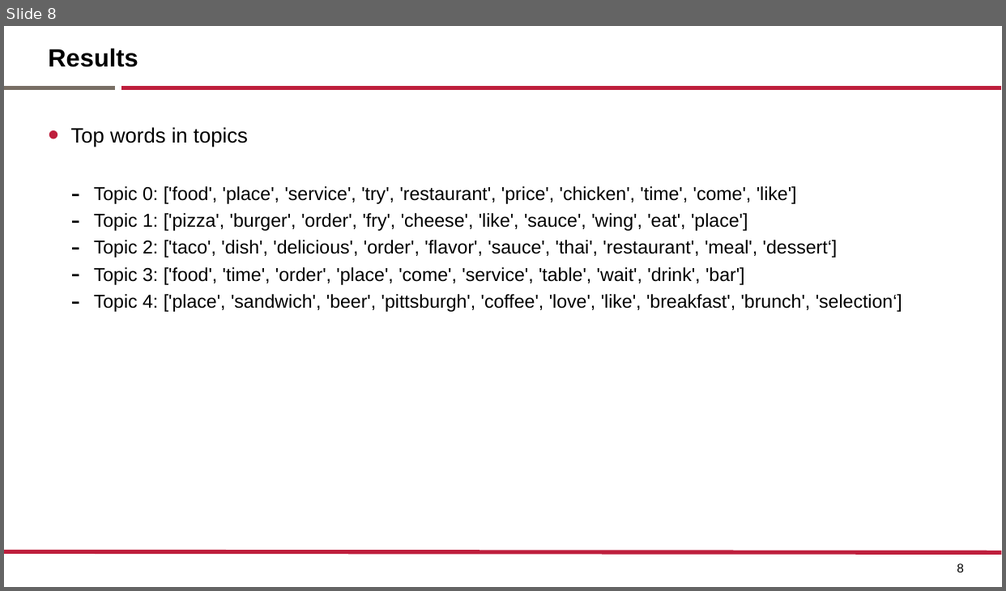
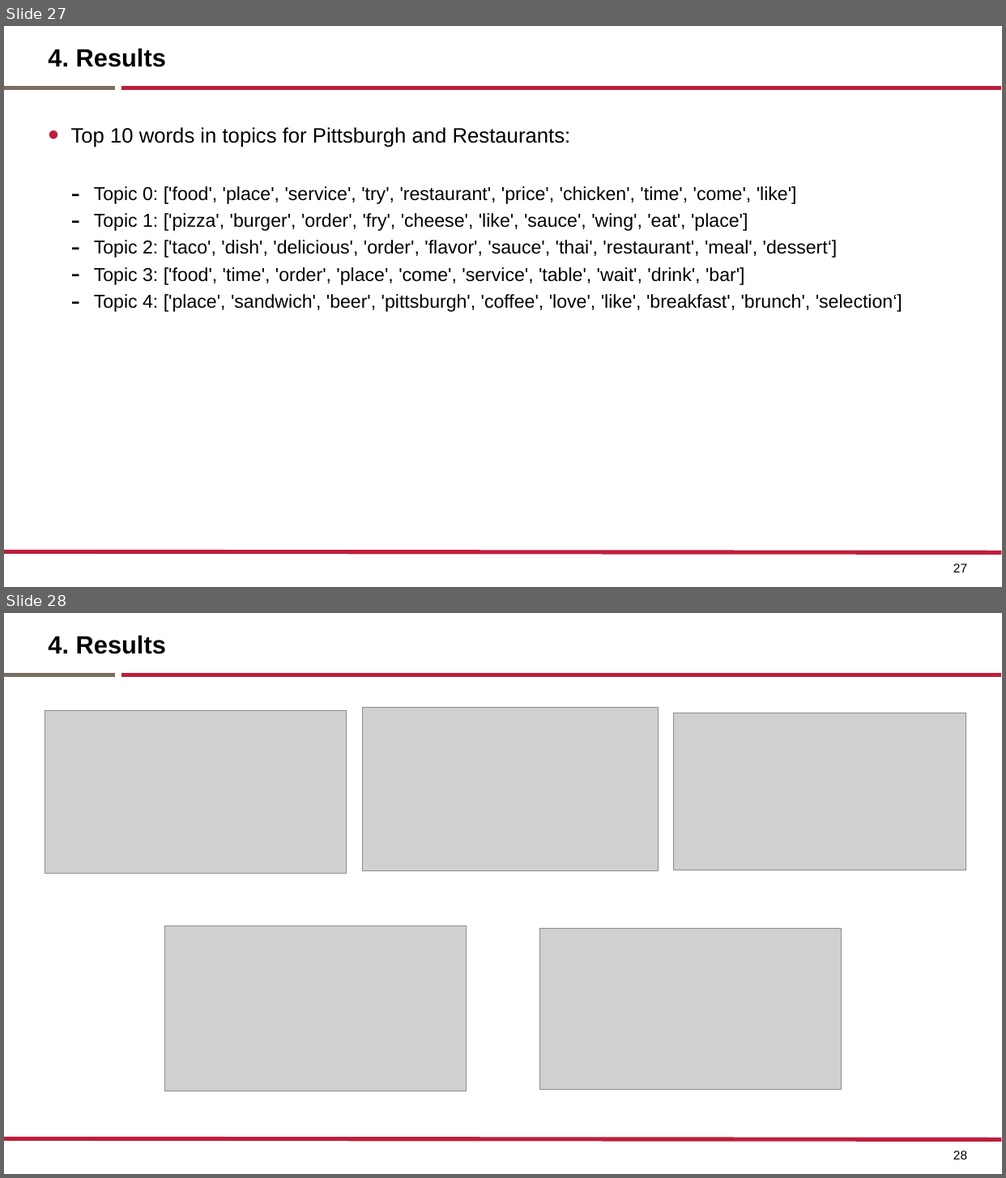
Before and after one commit to elviraPupka-Lipinski/Yelp_Analyzer, a slide deck: Presentation.pptx. Shown one above the other, each under a label of ours: slide 8 before the commit, slides 27 and 28 after it. The pictures are 1006x591 and 1006x1178 pixels, drawn with LibreOffice and Linux fonts; fonts in the diff are those of the drawing; grey boxes stand for pictures. Boxes give left, top, right and bottom in pixels: in the first picture for what was removed or moved away, otherwise in the second. Text is boxed around its words. In the diff, an @@ line names an element or a change of style, - is before the commit and + after.

```diff
--- a/Presentation.pptx
+++ b/Presentation.pptx
@@ slide 28 added at <box>4,613,1002,1174</box>, background #FFFFFF; not listed: 3 template elements that a slide beside it also shows @@
@@ title added at <box>48,635,166,654</box>, 24 pt, text #000000, bold @@
+4. Results
@@ picture added at <box>363,707,658,871</box> @@
@@ picture added at <box>45,710,347,874</box> @@
@@ picture added at <box>674,713,967,871</box> @@
@@ picture added at <box>165,926,467,1093</box> @@
@@ picture added at <box>540,928,842,1090</box> @@
@@ page number added at <box>953,1151,967,1160</box>, 12 pt, text #000000 @@
+28
@@ what was slide 8 is now slide 27 @@
@@ slide 27 changed as well @@
@@ title at <box>48,48,166,67</box>: text changed @@
-Results
+4. Results
@@ text at <box>71,127,571,148</box>: text changed @@
-• Top words in topics
+• Top 10 words in topics for Pittsburgh and Restaurants:
@@ page number at <box>953,564,967,573</box>: text changed @@
-8
+27
```
Also in this commit, not shown: 7 other slides changed, 29 other slides added, 4 slides removed, 4 other files.
